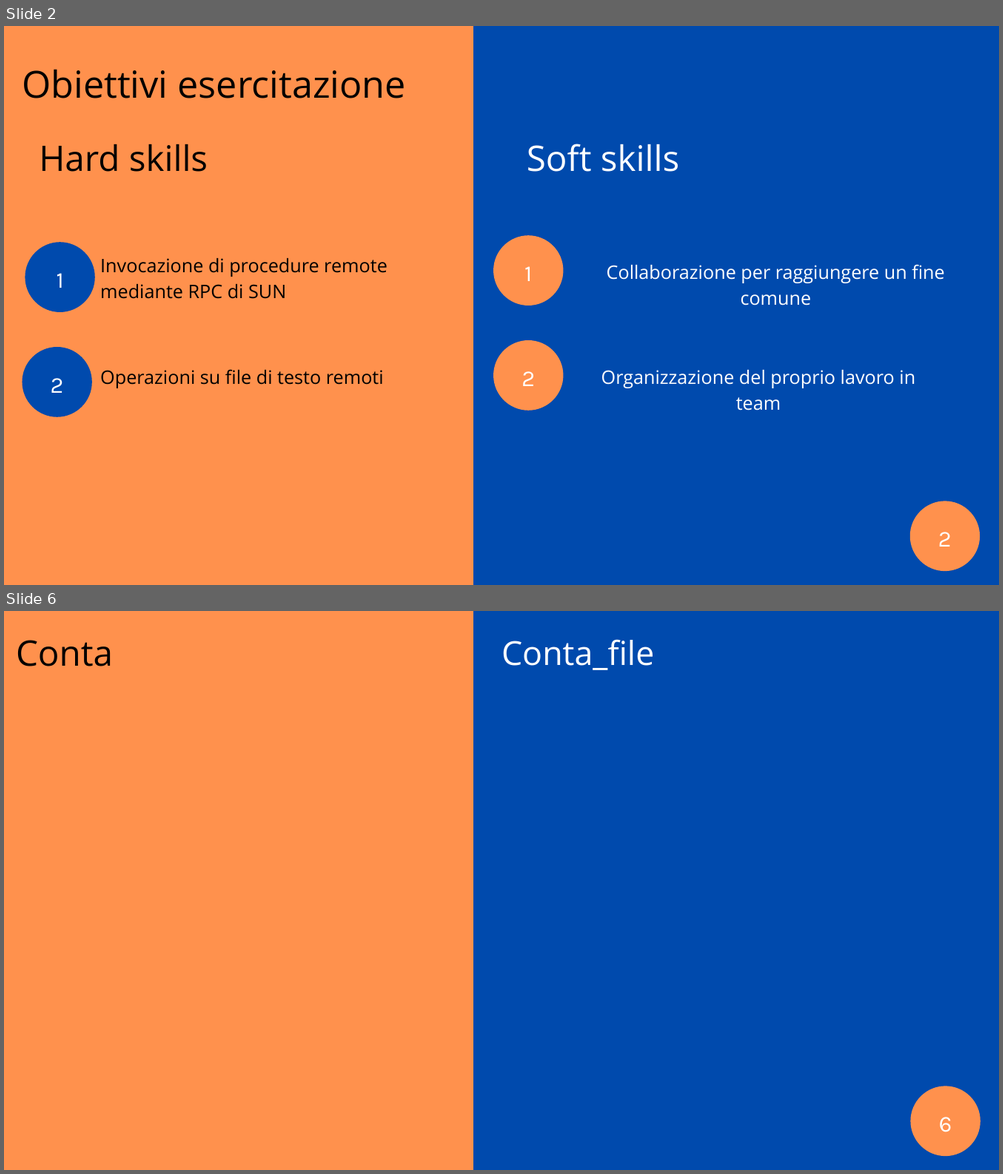
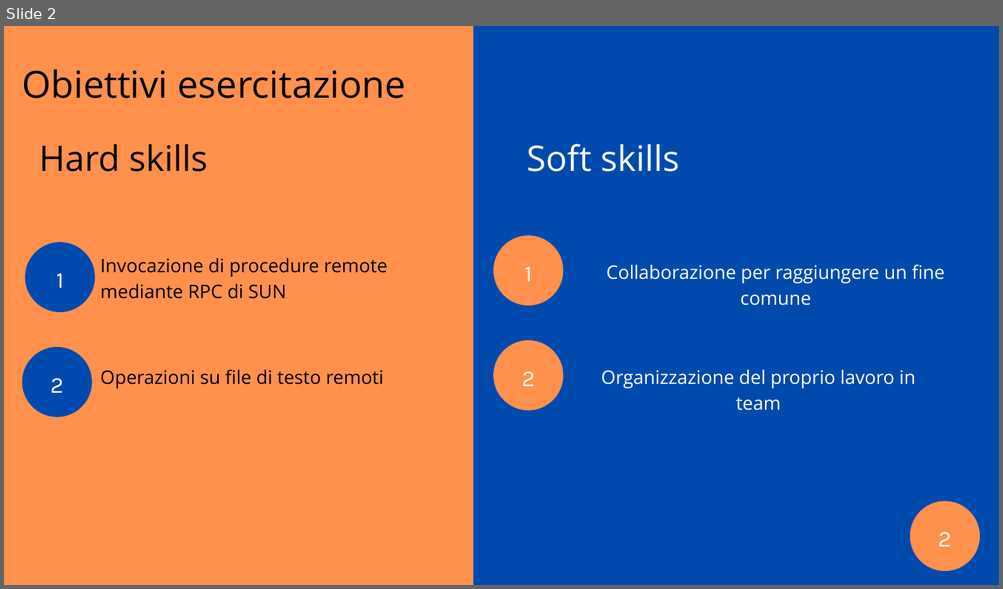
Before and after one commit to ilcors-dev/gruppo-reti, a slide deck: esercitazione_8/documents/Esercitazione 8.pptx. Shown one above the other, each under a label of ours: slides 2 and 6 before the commit, slide 2 after it; the slides between them are not shown. The pictures are 1003x1174 and 1003x589 pixels, drawn with LibreOffice and Linux fonts; fonts in the diff are those of the drawing. Boxes give left, top, right and bottom in pixels: in the first picture for what was removed or moved away, otherwise in the second. Text is boxed around its words. In the diff, an @@ line names an element or a change of style, - is before the commit and + after.

```diff
--- a/esercitazione_8/documents/Esercitazione 8.pptx
+++ b/esercitazione_8/documents/Esercitazione 8.pptx
@@ slide 6 removed at [4,611,999,1170], background #FF914D @@
@@ rectangle removed at [473,611,999,1170] @@
@@ text removed at [16,640,113,667] @@
-Conta
@@ text removed at [501,639,654,670] @@
-Conta_file
@@ freeform shape removed at [910,1086,979,1156] @@
@@ text removed at [939,1117,952,1133] @@
-6
```
Also in this commit, not shown: 5 slides changed, 2 other files.
